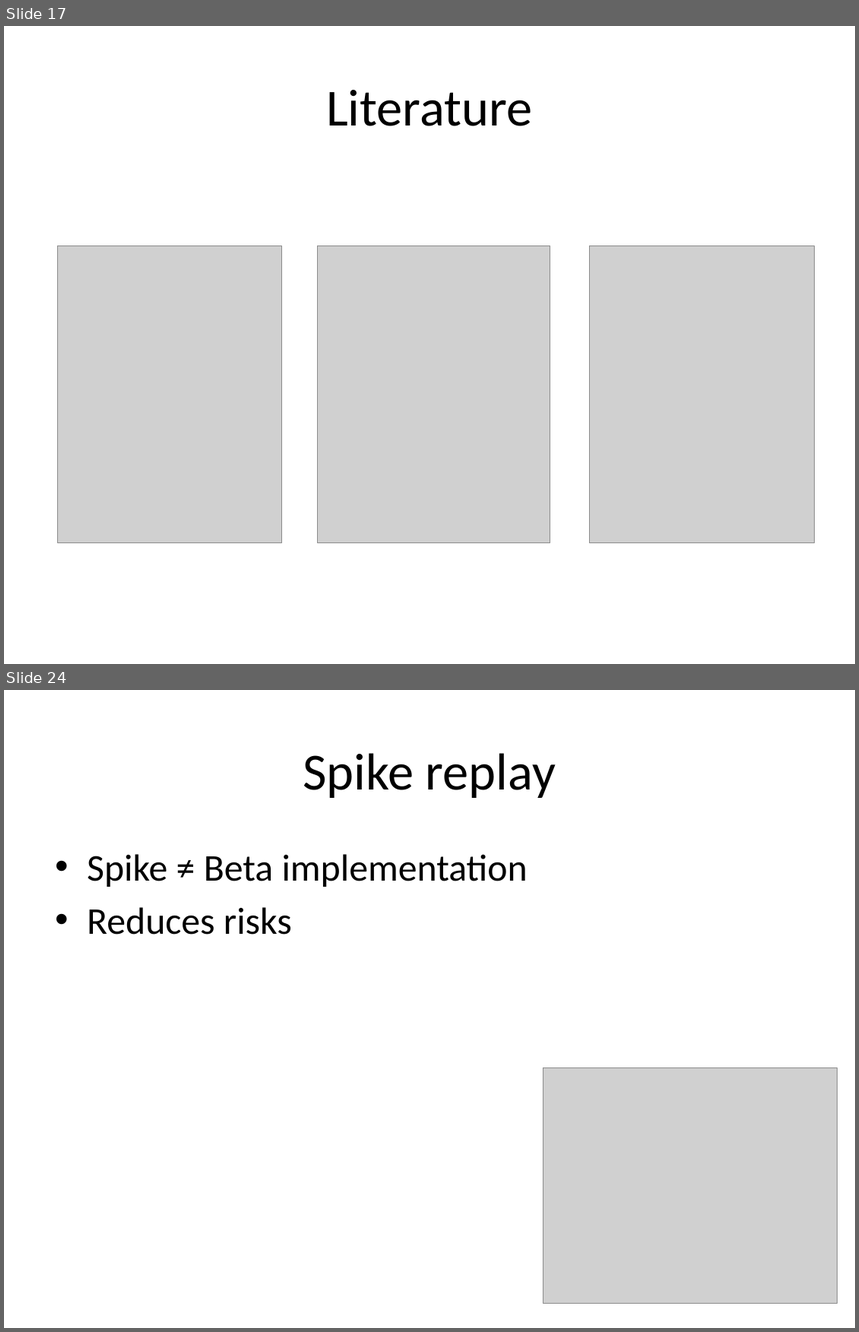
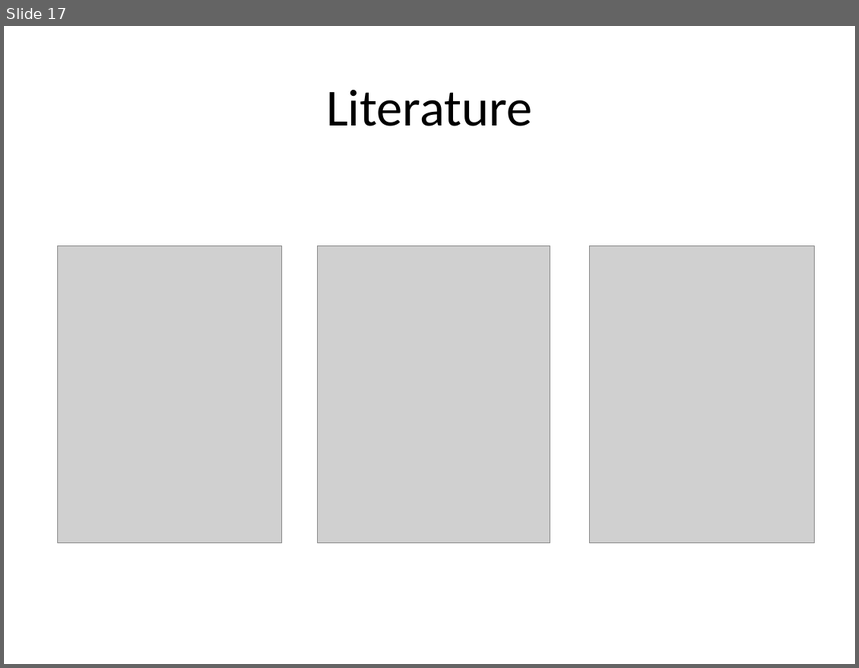
Before and after one commit to gsabev/ista2014, a slide deck: ISTA.pptx. Shown one above the other, each under a label of ours: slides 17 and 24 before the commit, slide 17 after it; the slides between them are not shown. The pictures are 859x1332 and 859x668 pixels, drawn with LibreOffice and Linux fonts; fonts in the diff are those of the drawing; grey boxes stand for pictures. Boxes give left, top, right and bottom in pixels: in the first picture for what was removed or moved away, otherwise in the second. Text is boxed around its words. In the diff, an @@ line names an element or a change of style, - is before the commit and + after.

```diff
--- a/ISTA.pptx
+++ b/ISTA.pptx
@@ slide 24 removed at box(4, 690, 855, 1328), background #FFFFFF @@
@@ title removed at box(303, 753, 556, 798) @@
-Spike replay
@@ text removed at box(87, 854, 528, 935) @@
-• Spike ≠ Beta implementation
-• Reduces risks
@@ picture removed at box(544, 1068, 838, 1303) @@
```
Also in this commit, not shown: 4 slides changed, 2 slides added, 8 other slides removed.
